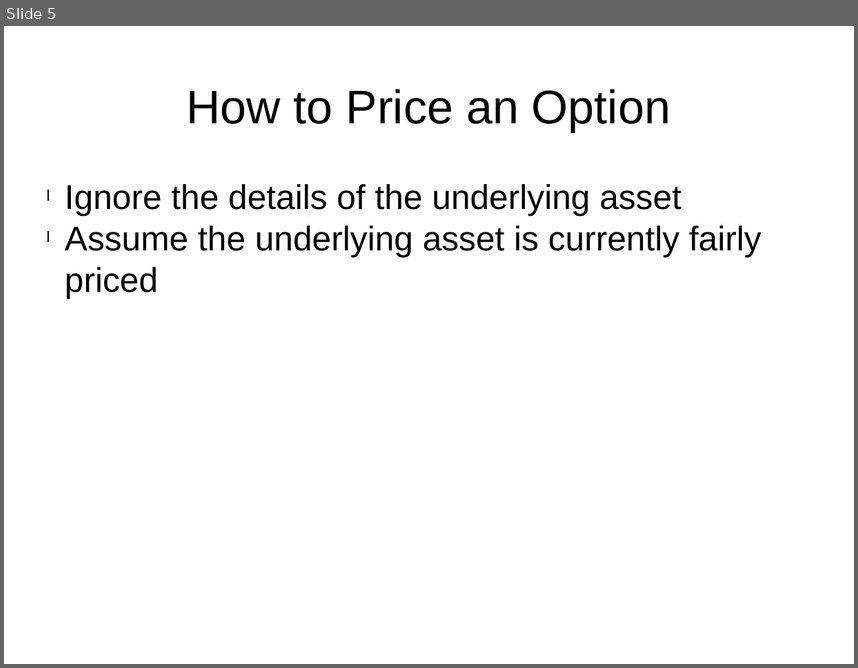
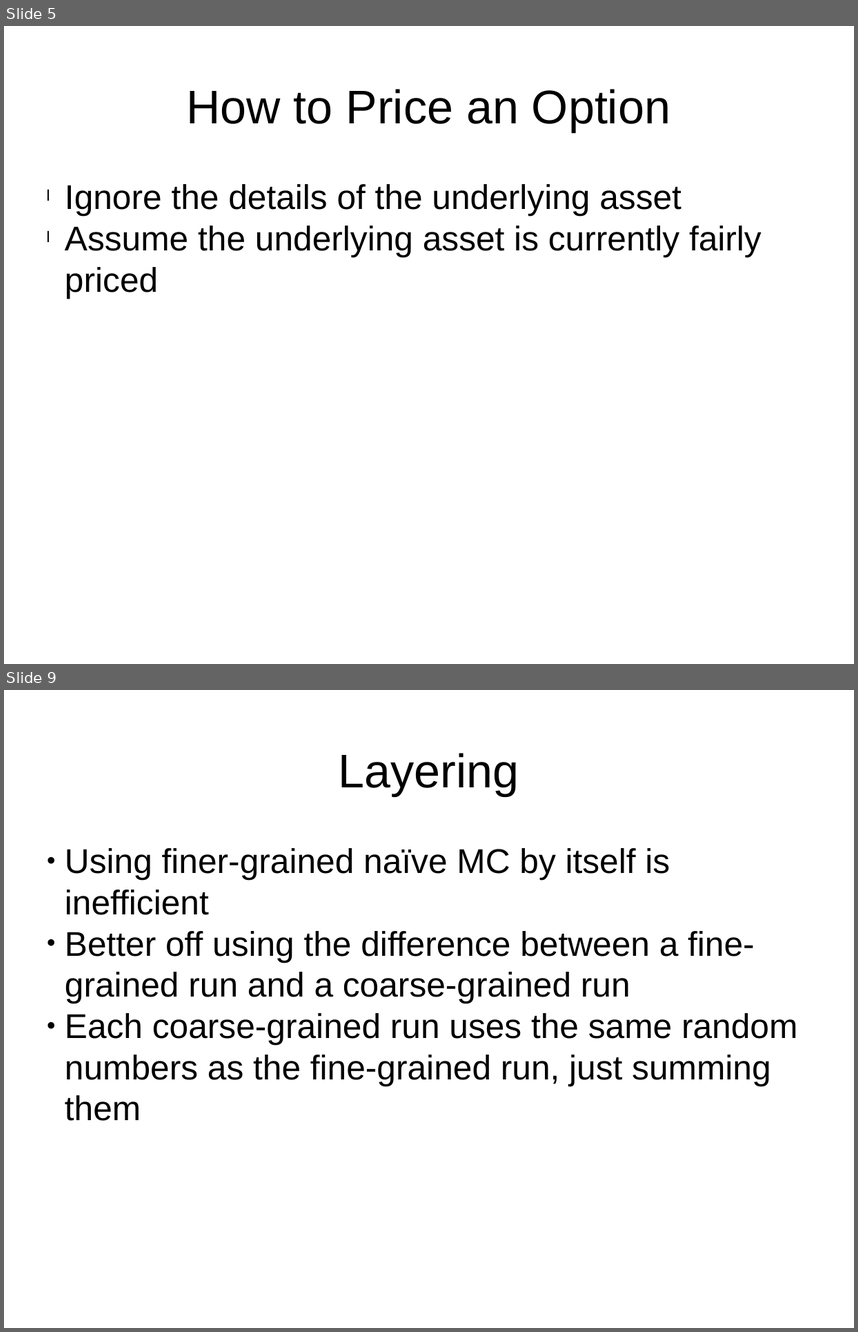
Before and after one commit to HaroldRKingsberg/MLMC, a slide deck: docs/final_presentation.pptx. Shown one above the other, each under a label of ours: slide 5 before the commit, slides 5 and 9 after it; the slides between them are not shown. The pictures are 858x668 and 858x1332 pixels, drawn with LibreOffice and Linux fonts; fonts in the diff are those of the drawing. Boxes give left, top, right and bottom in pixels: in the first picture for what was removed or moved away, otherwise in the second. Text is boxed around its words. In the diff, an @@ line names an element or a change of style, - is before the commit and + after.

Commit message:
Layering continued

```diff
--- a/docs/final_presentation.pptx
+++ b/docs/final_presentation.pptx
@@ slide 9 added at [4,690,854,1328], background #FFFFFF @@
@@ text added at [339,753,519,796], 44 pt, text #000000 @@
+Layering
@@ text added at [65,848,797,1121], 32 pt, text #000000 @@
+● Using finer-grained naïve MC by itself is inefficient
+● Better off using the difference between a fine-grained run and a coarse-grained run
+● Each coarse-grained run uses the same random numbers as the fine-grained run, just summing them
```
Also in this commit, not shown: 1 slide changed, 5 other slides added, 1 slide removed.
